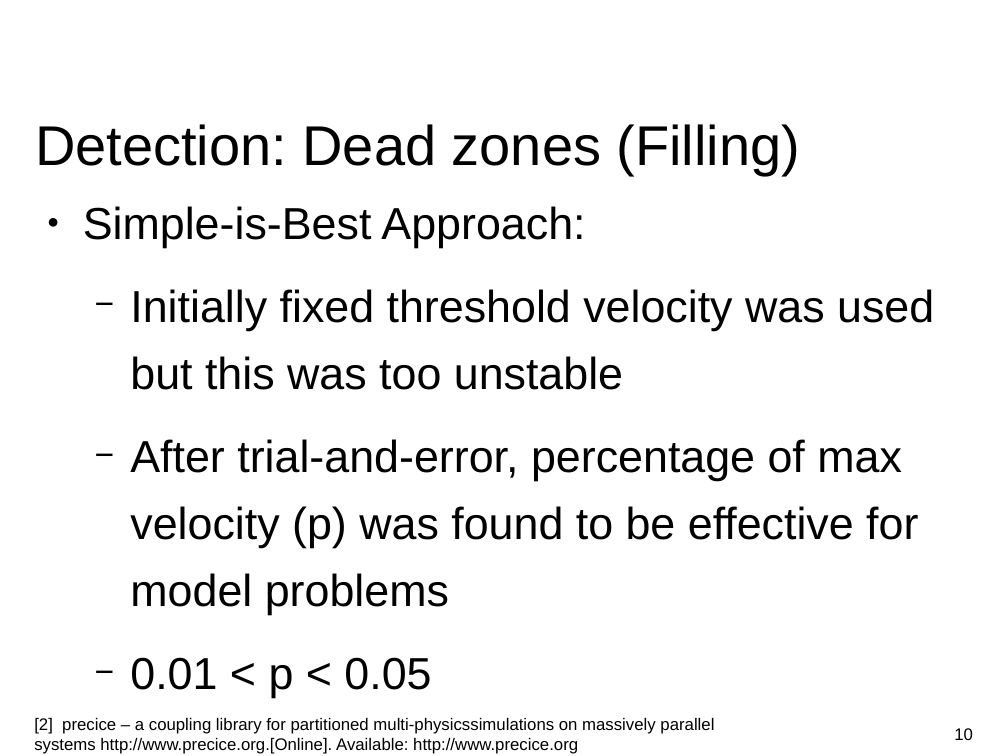
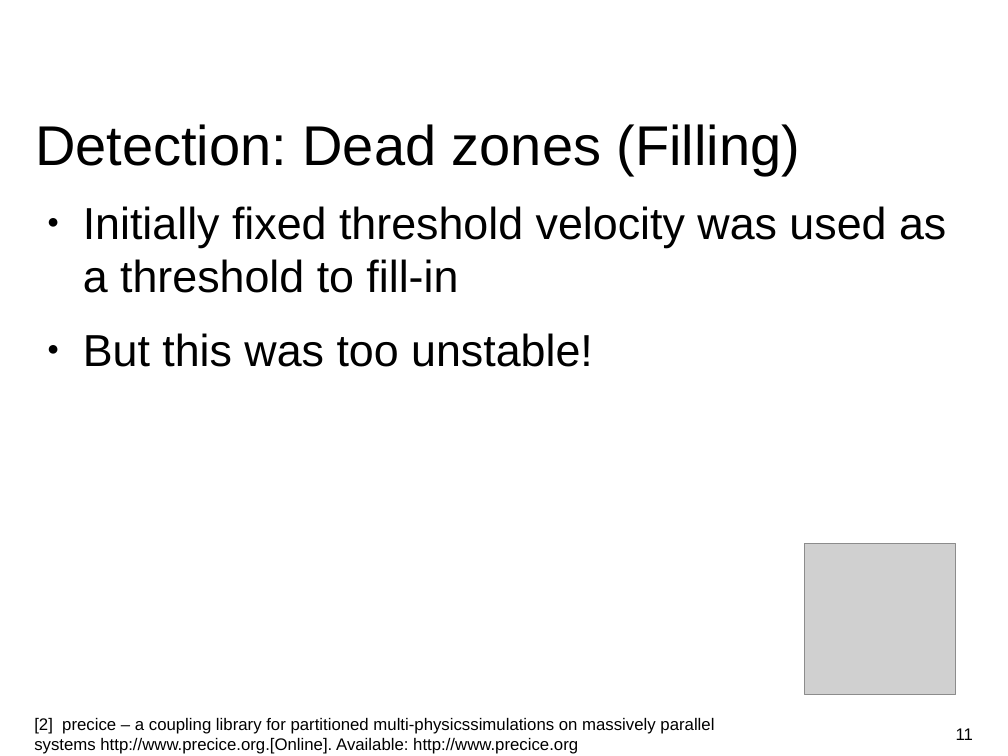
Before and after one commit to huangq1234553/cfd-lab, a slide deck: slide 11 of Presentation.odp (slide 10 before the commit). Drawn at 1008x756 pixels with LibreOffice and Linux fonts; fonts in the diff are those of the drawing; grey boxes stand for pictures; background and template pictures are left out. Boxes give left, top, right and bottom in pixels: in the first picture for what was removed or moved away, otherwise in the second. Text is boxed around its words. In the diff, an @@ line names an element or a change of style, - is before the commit and + after.

```diff
--- a/Presentation.odp
+++ b/Presentation.odp
@@ text at [83, 206, 946, 367]: text changed @@
-● Simple-is-Best Approach:
-  − Initially fixed threshold velocity was used but this was too unstable
-  − After trial-and-error, percentage of max velocity (p) was found to be effective for model problems
-  − 0.01 < p < 0.05
+● Initially fixed threshold velocity was used as a threshold to fill-in
+● But this was too unstable!
@@ picture added at [804, 543, 956, 695] @@
@@ page number at [956, 728, 973, 740]: text changed @@
-10
+11
```
Also in this commit, not shown: 9 other slides changed, 1 slide added, 1 slide removed.
